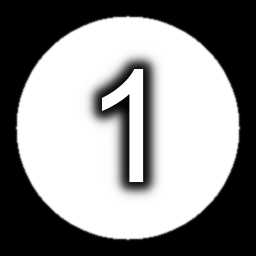
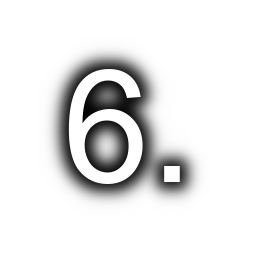
Layered file, before and after one edit (256 × 256). Changes by layer:
hid "1" over [101, 69, 144, 182]
hid "1 #1" over [78, 45, 168, 206]
renamed "6" to "6.", showed it, painted on it over [68, 69, 180, 184]
added layer "6. #1" above "7" over [36, 37, 212, 216]
hid "texture_top.png" over [0, 0, 256, 256]
